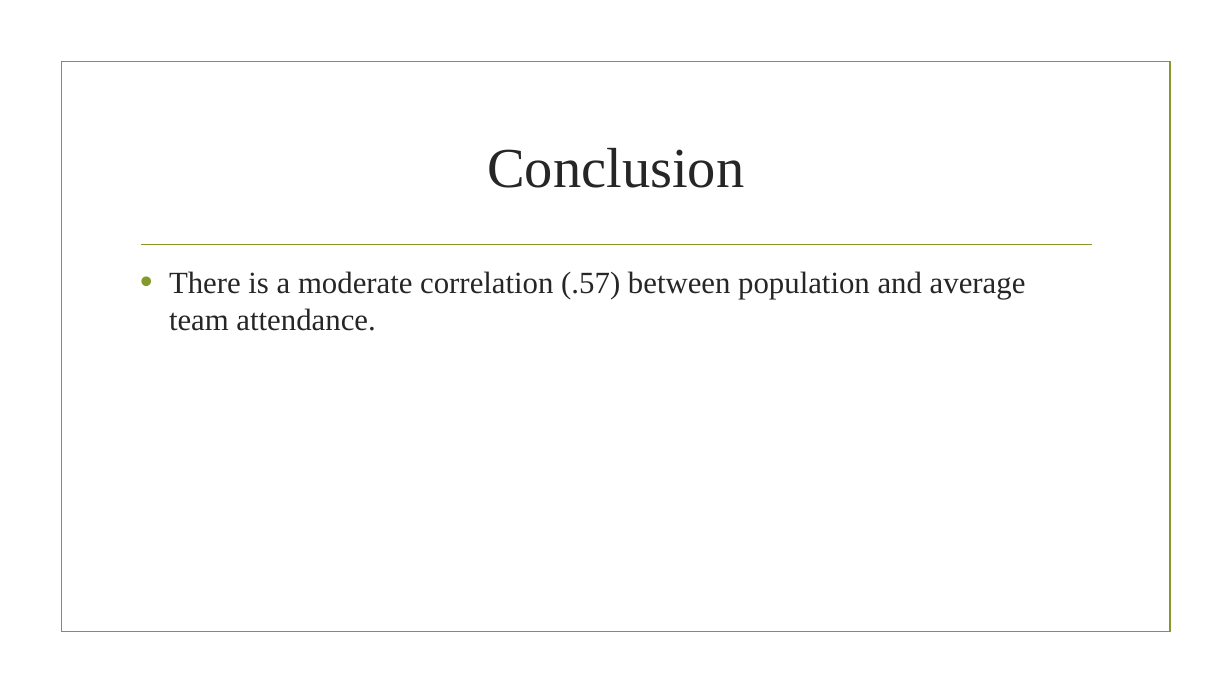
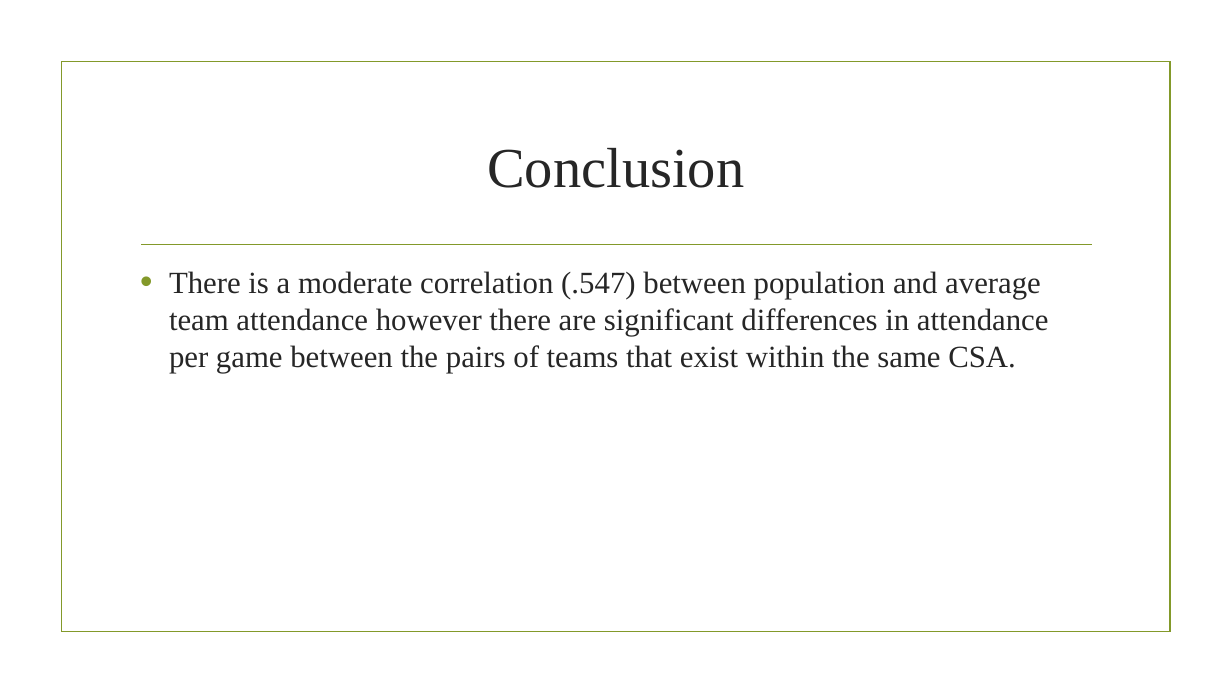
Before and after one commit to Dshashek/Red-Team-Project-1, a slide deck: slide 5 of Slides/Attendance_vs_Population_Slides.pptx. Drawn at 1232x693 pixels with LibreOffice and Linux fonts; fonts in the diff are those of the drawing; background and template pictures are left out. Boxes give left, top, right and bottom in pixels: in the first picture for what was removed or moved away, otherwise in the second. Text is boxed around its words. In the diff, an @@ line names an element or a change of style, - is before the commit and + after.

Commit message:
updated slides in pop vs attendance

```diff
--- a/Slides/Attendance_vs_Population_Slides.pptx
+++ b/Slides/Attendance_vs_Population_Slides.pptx
@@ text at [169,271,1049,373]: text changed @@
-• There is a moderate correlation (.57) between population and average team attendance.
+• There is a moderate correlation (.547) between population and average team attendance however there are significant differences in attendance per game between the pairs of teams that exist within the same CSA.
```
